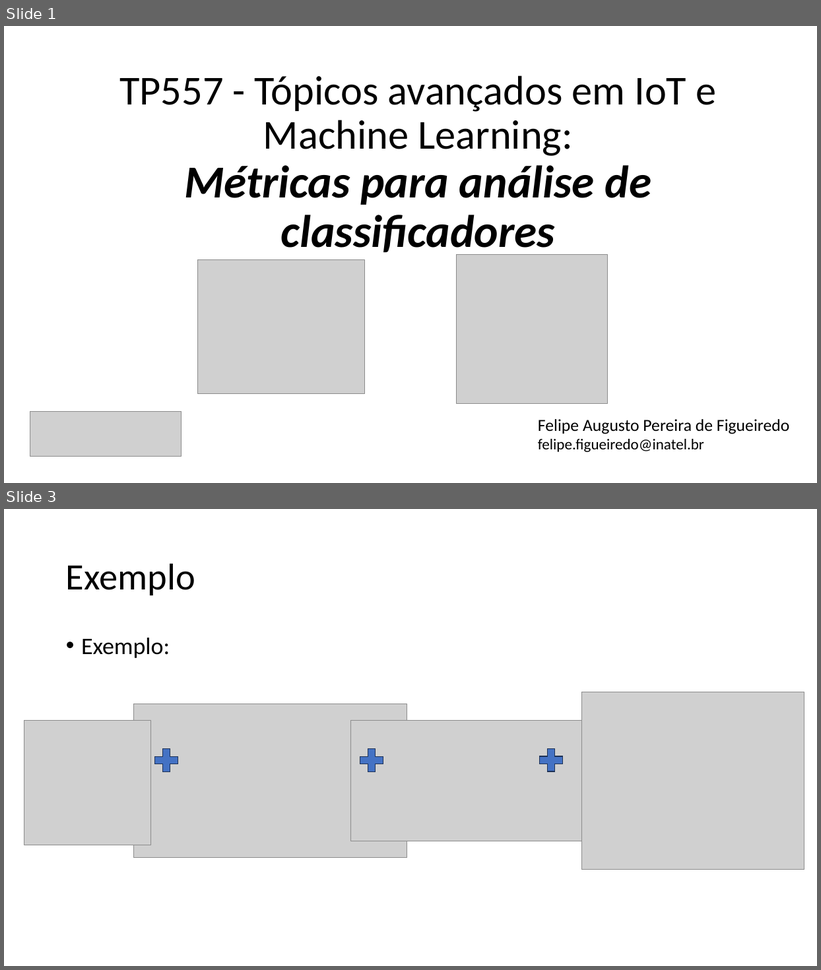
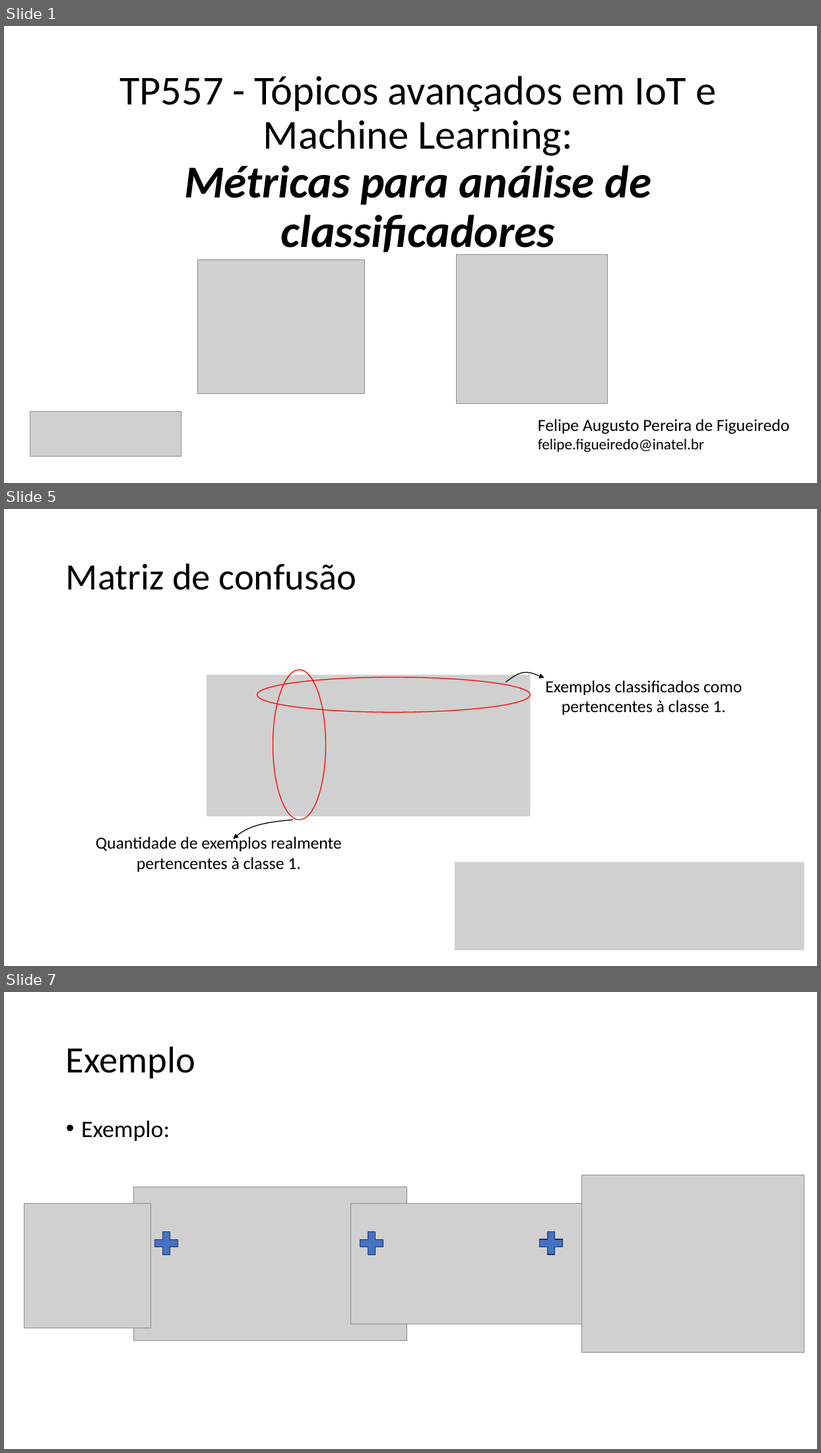
Before and after one commit to zz4fap/tp557-iot-ml, a slide deck: slides/TP557_11_Métricas_de_Classificação.pptx. Shown one above the other, each under a label of ours: slides 1 and 3 before the commit, slides 1, 5 and 7 after it; the slides between them are not shown. The pictures are 821x970 and 821x1453 pixels, drawn with LibreOffice and Linux fonts; fonts in the diff are those of the drawing; grey boxes stand for pictures. Boxes give left, top, right and bottom in pixels: in the first picture for what was removed or moved away, otherwise in the second. Text is boxed around its words. In the diff, an @@ line names an element or a change of style, - is before the commit and + after.

Commit message:
update of slides

```diff
--- a/slides/TP557_11_Métricas_de_Classificação.pptx
+++ b/slides/TP557_11_Métricas_de_Classificação.pptx
@@ slide 5 added at [4, 509, 817, 966], background #FFFFFF @@
@@ title added at [66, 563, 356, 590], 44 pt, text #000000 @@
+Matriz de confusão
@@ picture added at [207, 675, 531, 817] @@
@@ ellipse added at [257, 677, 531, 713], outline #FF0000 1 pt @@
@@ ellipse added at [273, 670, 326, 821], outline #FF0000 1 pt @@
@@ freeform shape added at [506, 673, 545, 682], outline #000000 1 pt @@
@@ text added at [545, 681, 742, 715], 20 pt, text #000000 @@
+Exemplos classificados como pertencentes à classe 1.
@@ freeform shape added at [234, 807, 294, 852], outline #000000 1 pt @@
@@ text added at [96, 835, 341, 872], 20 pt, text #000000 @@
+Quantidade de exemplos realmente pertencentes à classe 1.
@@ picture added at [455, 862, 805, 951] @@
@@ what was slide 3 is now slide 7 @@
```
Also in this commit, not shown: 1 slide changed, 3 other slides added.
